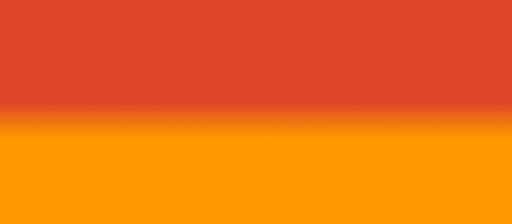
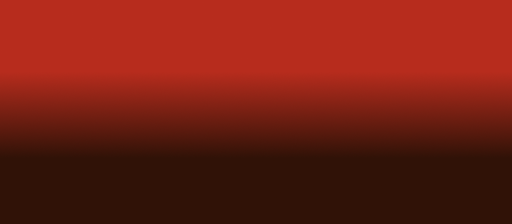
Two versions of the same layered image (512 × 224). Layer-by-layer changes:
painted on "Color" over box(0, 0, 512, 224)
